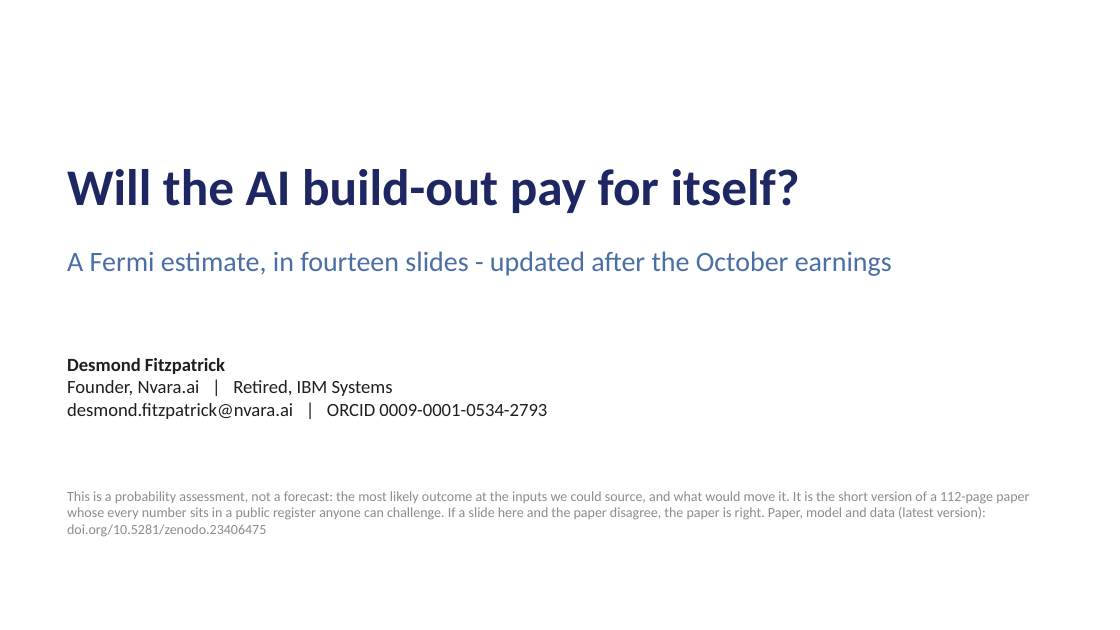
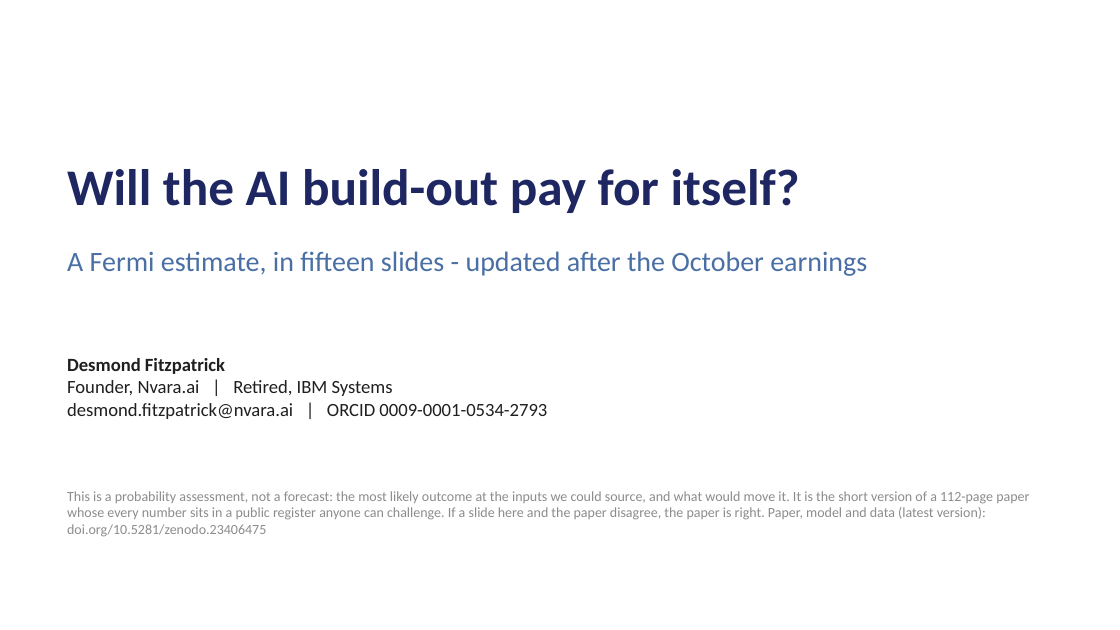
Before and after one commit to desfitz/ai-compute-limits, a slide deck: slide 1 of paper/easy_deck_v29.pptx. Drawn at 1120x630 pixels with LibreOffice and Linux fonts; fonts in the diff are those of the drawing. Boxes give left, top, right and bottom in pixels: in the first picture for what was removed or moved away, otherwise in the second. Text is boxed around its words. In the diff, an @@ line names an element or a change of style, - is before the commit and + after.

```diff
--- a/paper/easy_deck_v29.pptx
+++ b/paper/easy_deck_v29.pptx
@@ text at (x1=67, y1=251, x2=867, y2=276): text changed @@
-A Fermi estimate, in fourteen slides - updated after the October earnings
+A Fermi estimate, in fifteen slides - updated after the October earnings
```
Also in this commit, not shown: 1 other slide changed, 1 slide added, 5 other files.
